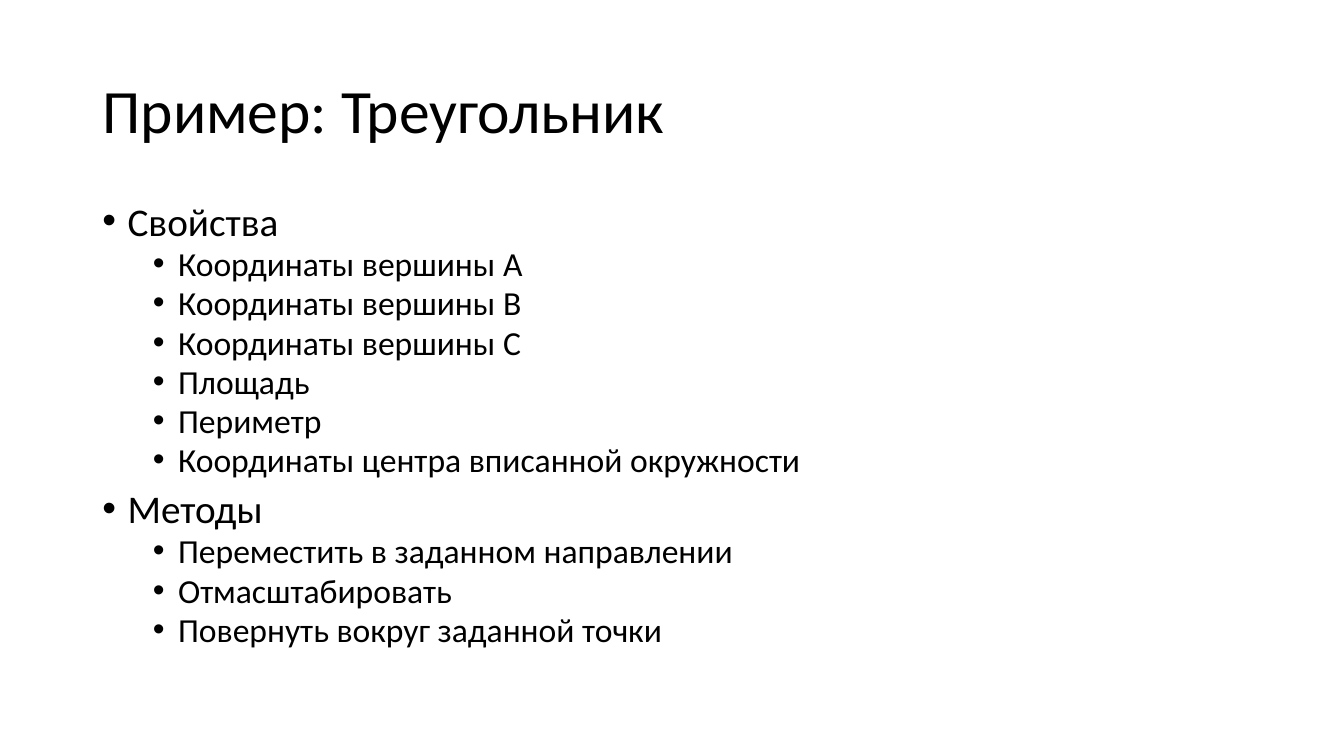
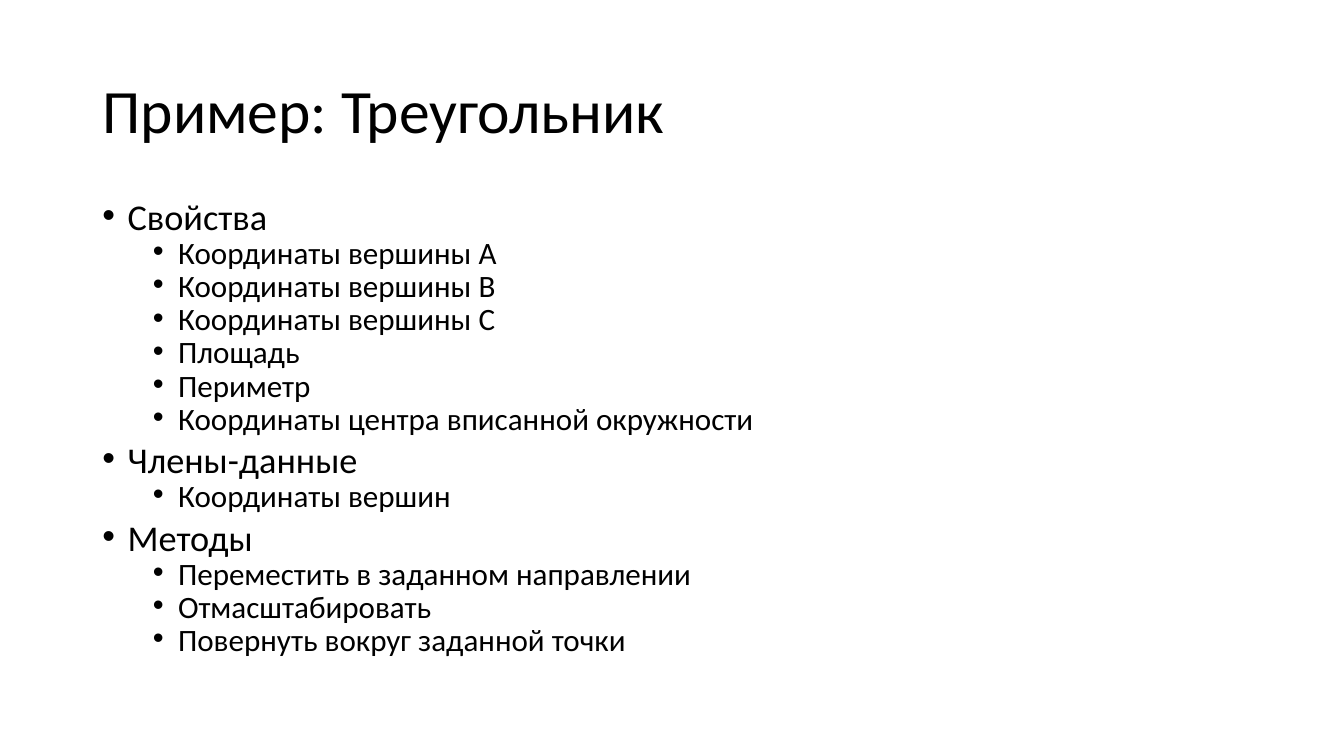
Before and after one commit to alexey-malov/oop, a slide deck: slide 55 of lectures/02/Основы ООП.pptx (slide 54 before the commit). Drawn at 1344x756 pixels with LibreOffice and Linux fonts; fonts in the diff are those of the drawing. Boxes give left, top, right and bottom in pixels: in the first picture for what was removed or moved away, otherwise in the second. Text is boxed around its words. In the diff, an @@ line names an element or a change of style, - is before the commit and + after.

```diff
--- a/lectures/02/Основы ООП.pptx
+++ b/lectures/02/Основы ООП.pptx
@@ text at box(128, 205, 753, 656): size 28 to 25.9 pt in "Свойства", "Методы"; size 24 to 22.2 pt in "Координаты вершины A", "Координаты вершины B", "Координаты вершины C", "Площадь" and 5 more places; line spacing 0.8 to 0.7 @@
@@ text at box(128, 449, 451, 512): paragraphs added @@
+• Члены-данные
+  • Координаты вершин
```
Also in this commit, not shown: 8 other slides changed, 3 slides added, 7 slides removed, 4 other files.
